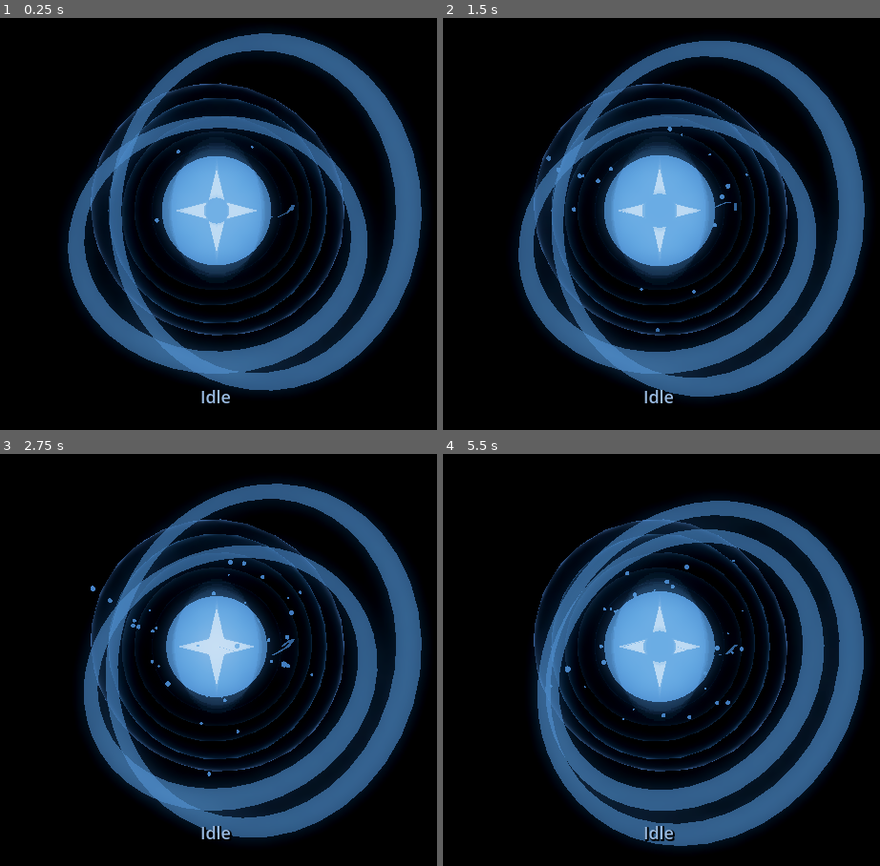
Above: before the commit, frames 1-4 (two rows, left to right).
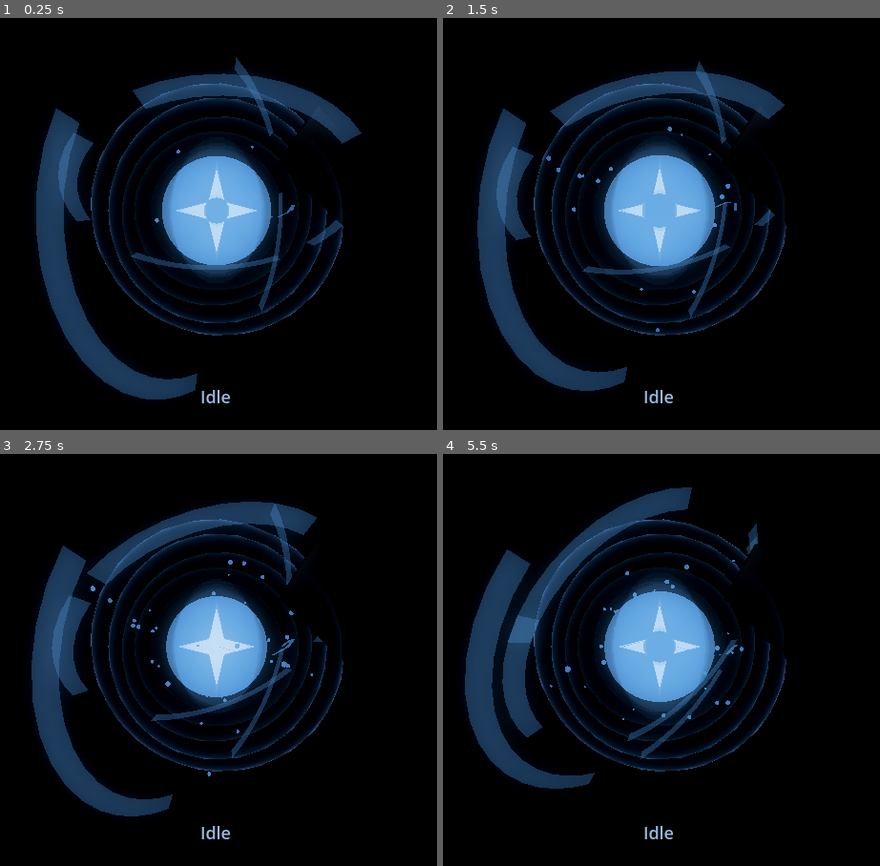
Above: after the commit, the same moments.

Repository: OppiRah/jairus-voice-assistant
Game: Godot game, scene res://orb_scene.tscn
Same seed, same stepped clock (60 frames per second), same inputs: the game is played once before the commit and once after it.
Inputs:
- Up to frame 1 (0.25 s): no input
- Up to frame 2 (1.5 s): no input
- Up to frame 3 (2.75 s): no input
- Up to frame 4 (5.5 s): no input

The runs differ from the first frame. In frame 1, 33% of the frame differs, in the area x 8-97%, y 3-93%; in frame 2, 33%; in frame 3, 32%; in frame 4, 34%, in the area x 5-97%, y 8-96%.

Commit message:
Orb Pass B — segmented structural geometry + dark mechanical plates, core untouched.
Co-Authored-By: Claude Sonnet 5 <noreply@anthropic.com>
Claude-Session: https://claude.ai/code/session_015o4yy2WK1YhivpLA4Zt7JH

Diff:
--- a/src/jairus/interfaces/renderer/godot_project/orb_controller.gd
+++ b/src/jairus/interfaces/renderer/godot_project/orb_controller.gd
@@ -107,6 +107,77 @@
 const RING_TILT_DEG := 55.0  # tilt around X, shared by both rings
 const RING_B_ROLL_DEG := 90.0  # RingB's extra Z-axis roll, applied after the shared tilt
 
+# Pass B -- segmented ring geometry (per ORB_CONCEPT_GAP_ANALYSIS.md's
+# structure gap and design-doc section 5: "Do not simply keep adding
+# complete torus rings"). RingA/RingB are no longer single TorusMesh
+# nodes; each is now a Node3D container (still receiving the same
+# RING_TILT_DEG/RING_B_ROLL_DEG transform as before, unchanged) holding
+# several flat ribbon segments with real angular gaps between them,
+# built with the same SurfaceTool triangle-strip technique already
+# validated twice in this project (the energy arcs, and Pass A's
+# CoreHousing reuse of the glass shell shader) -- no new geometry-
+# building approach introduced. Segments lie flat in the local XY plane
+# (matching TorusMesh's own default orientation, per RING_TILT_DEG's
+# existing comment above), parameterized directly by inner/outer radius
+# rather than the arcs' tangent-perpendicular method: a circular path's
+# "thickness direction" at any point IS the radial direction, so this is
+# simpler and exactly equivalent for a ring shape.
+#
+# Each entry: start_deg/span_deg lay out real, deliberately UNEQUAL
+# segment lengths and gaps (section 12's "controlled asymmetry" -- not
+# evenly-sliced, not symmetric) -- verified by hand to be non-overlapping
+# and to leave a visible gap before wrapping back to the first segment.
+# speed_factor is used starting in this pass's stage 2 (independent
+# per-segment rotation); stage 1 builds the geometry only.
+const RING_SEGMENT_DEGREES_PER_POINT := 8.0  # geometry density along a segment's arc -- similar vertex spacing to the energy arcs
+const RING_A_INNER_RADIUS := 1.3
+const RING_A_OUTER_RADIUS := 1.45
+const RING_A_SEGMENTS := [
+	{"start_deg": 40.0, "span_deg": 70.0, "speed_factor": 1.4},
+	{"start_deg": 135.0, "span_deg": 50.0, "speed_factor": -0.6},
+	{"start_deg": 220.0, "span_deg": 85.0, "speed_factor": 0.85},
+	{"start_deg": 325.0, "span_deg": 35.0, "speed_factor": 1.15},
+]
+const RING_B_INNER_RADIUS := 1.55
+const RING_B_OUTER_RADIUS := 1.7
+const RING_B_SEGMENTS := [
+	{"start_deg": 70.0, "span_deg": 100.0, "speed_factor": -0.75},
+	{"start_deg": 220.0, "span_deg": 60.0, "speed_factor": 1.25},
+	{"start_deg": 310.0, "span_deg": 40.0, "speed_factor": 0.9},
+]
+
+# Pass B -- dark angular "plate" elements (design-doc section 8: metal/
+# mechanical components should contrast with everything luminous). Unlike
+# every other material in this file, plates deliberately do NOT go
+# through _make_translucent_material() -- they keep StandardMaterial3D's
+# real default shading (shading_mode is left at its default
+# SHADING_MODE_PER_PIXEL, emission_enabled left at its default false), so
+# the scene's existing OmniLight3D gives them genuine specular
+# highlights instead of another flat unshaded glow. metallic/roughness
+# push that further toward "brushed dark metal." Placement (angle_deg/
+# radius/height/rotation_deg) is deliberately UNEVEN -- not evenly
+# spaced around the circle, not mirrored, different depths -- per
+# section 12's "controlled asymmetry": three distinct numbers chosen by
+# hand, not a formula that would produce even spacing.
+const PLATE_BASE_COLOR := Color(0.09, 0.095, 0.11)
+const PLATE_METALLIC := 0.65
+const PLATE_ROUGHNESS := 0.35
+const PLATE_SPIN_SPEED := 0.12  # rad/s at plate_activity=1.0 -- slow and heavy-feeling, not energetic like the rings/arcs
+const PLATE_CONFIGS := [
+	{
+		"angle_deg": 35.0, "radius": 1.12, "height": 0.32,
+		"size": Vector3(0.55, 0.85, 0.035), "rotation_deg": Vector3(20.0, 10.0, 55.0),
+	},
+	{
+		"angle_deg": 158.0, "radius": 1.58, "height": -0.42,
+		"size": Vector3(0.4, 0.6, 0.03), "rotation_deg": Vector3(-15.0, 70.0, 10.0),
+	},
+	{
+		"angle_deg": 262.0, "radius": 0.92, "height": 0.14,
+		"size": Vector3(0.62, 0.48, 0.04), "rotation_deg": Vector3(35.0, -25.0, 120.0),
+	},
+]
+
 # Energy arcs: built once as static ribbon meshes at _ready() (regenerating
 # geometry every frame is real, avoidable CSG/mesh-rebuild cost this pass
 # doesn't need) -- their "crackling" comes from rotating slowly plus
@@ -267,6 +338,8 @@
 		"arc_intensity": 1.0, "arc_frequency": 0.15,
 		"glass_rim_intensity": 1.0, "glass_lens_strength": 1.0,
 		"core_intensity": 1.0,
+		"segment_spread": 0.35,
+		"plate_activity": 0.3,
 	},
 	"listening": {
 		"color": Color(60.0 / 255.0, 200.0 / 255.0, 140.0 / 255.0),
@@ -277,6 +350,8 @@
 		"arc_intensity": 1.2, "arc_frequency": 0.3,
 		"glass_rim_intensity": 1.1, "glass_lens_strength": 1.1,
 		"core_intensity": 1.05,
+		"segment_spread": 0.45,
+		"plate_activity": 0.4,
 	},
 	"thinking": {
 		"color": Color(170.0 / 255.0, 90.0 / 255.0, 220.0 / 255.0),
@@ -287,6 +362,8 @@
 		"arc_intensity": 1.4, "arc_frequency": 0.8,
 		"glass_rim_intensity": 1.3, "glass_lens_strength": 1.6,
 		"core_intensity": 1.15,
+		"segment_spread": 1.0,
+		"plate_activity": 0.8,
 	},
 	"speaking": {
 		"color": Color(250.0 / 255.0, 170.0 / 255.0, 60.0 / 255.0),
@@ -297,6 +374,8 @@
 		"arc_intensity": 1.3, "arc_frequency": 0.4,
 		"glass_rim_intensity": 1.15, "glass_lens_strength": 1.1,
 		"core_intensity": 1.05,
+		"segment_spread": 0.5,
+		"plate_activity": 0.4,
 	},
 	"executing": {
 		"color": Color(60.0 / 255.0, 190.0 / 255.0, 210.0 / 255.0),
@@ -307,6 +386,8 @@
 		"arc_intensity": 1.5, "arc_frequency": 0.5,
 		"glass_rim_intensity": 1.4, "glass_lens_strength": 1.3,
 		"core_intensity": 1.2,
+		"segment_spread": 0.7,
+		"plate_activity": 0.6,
 	},
 	"completed": {
 		"color": Color(210.0 / 255.0, 250.0 / 255.0, 225.0 / 255.0),
@@ -317,6 +398,8 @@
 		"arc_intensity": 1.6, "arc_frequency": 0.2,
 		"glass_rim_intensity": 1.2, "glass_lens_strength": 0.8,
 		"core_intensity": 1.1,
+		"segment_spread": 0.5,
+		"plate_activity": 0.35,
 	},
 	"error": {
 		"color": Color(224.0 / 255.0, 82.0 / 255.0, 79.0 / 255.0),
@@ -327,6 +410,8 @@
 		"arc_intensity": 1.8, "arc_frequency": 1.5,
 		"glass_rim_intensity": 1.6, "glass_lens_strength": 2.0,
 		"core_intensity": 1.3,
+		"segment_spread": 1.2,
+		"plate_activity": 1.0,
 	},
 	"offline": {
 		"color": Color(74.0 / 255.0, 77.0 / 255.0, 94.0 / 255.0),
@@ -337,6 +422,8 @@
 		"arc_intensity": 0.3, "arc_frequency": 0.0,
 		"glass_rim_intensity": 0.15, "glass_lens_strength": 0.1,
 		"core_intensity": 0.2,
+		"segment_spread": 0.05,
+		"plate_activity": 0.02,
 	},
 	"waiting_confirmation": {
 		"color": Color(235.0 / 255.0, 195.0 / 255.0, 80.0 / 255.0),
@@ -347,20 +434,23 @@
 		"arc_intensity": 1.1, "arc_frequency": 0.25,
 		"glass_rim_intensity": 1.1, "glass_lens_strength": 1.0,
 		"core_intensity": 1.05,
+		"segment_spread": 0.5,
+		"plate_activity": 0.35,
 	},
 }
 
 @onready var core: MeshInstance3D = $Core
 @onready var particles: GPUParticles3D = $AmbientParticles
 @onready var world_environment: WorldEnvironment = $WorldEnvironment
-@onready var ring_a: MeshInstance3D = $RingA
-@onready var ring_b: MeshInstance3D = $RingB
+@onready var ring_a: Node3D = $RingA  # Pass B: container for segments, not a single mesh anymore -- see RING_A_SEGMENTS
+@onready var ring_b: Node3D = $RingB
 @onready var arc_a: MeshInstance3D = $ArcA
 @onready var arc_b: MeshInstance3D = $ArcB
 @onready var activity_label: Label = $UI/ActivityLabel
 @onready var glass_shells: Array[MeshInstance3D] = [$GlassShell1, $GlassShell2, $GlassShell3, $GlassShell4]
 @onready var core_housing: MeshInstance3D = $CoreHousing
 @onready var core_emblem: MeshInstance3D = $CoreEmblem
+@onready var plates: Array[MeshInstance3D] = [$Plate1, $Plate2, $Plate3]
 
 var _socket := WebSocketPeer.new()
 var _connected_once := false
@@ -382,6 +472,8 @@
 var _glass_materials: Array[ShaderMaterial] = []
 var _housing_material: ShaderMaterial
 var _emblem_material: StandardMaterial3D
+var _ring_segments_a: Array[MeshInstance3D] = []
+var _ring_segments_b: Array[MeshInstance3D] = []
 
 
 func _ready() -> void:
@@ -428,12 +520,12 @@
 
 	_ring_material_a = _make_translucent_material()
 	_ring_material_a.render_priority = RENDER_PRIORITY_RING_A
-	ring_a.set_surface_override_material(0, _ring_material_a)
+	_build_ring_segments(ring_a, RING_A_SEGMENTS, RING_A_INNER_RADIUS, RING_A_OUTER_RADIUS, _ring_material_a, _ring_segments_a)
 	ring_a.rotate_x(deg_to_rad(RING_TILT_DEG))
 
 	_ring_material_b = _make_translucent_material()
 	_ring_material_b.render_priority = RENDER_PRIORITY_RING_B
-	ring_b.set_surface_override_material(0, _ring_material_b)
+	_build_ring_segments(ring_b, RING_B_SEGMENTS, RING_B_INNER_RADIUS, RING_B_OUTER_RADIUS, _ring_material_b, _ring_segments_b)
 	ring_b.rotate_x(deg_to_rad(RING_TILT_DEG))
 	ring_b.rotate_z(deg_to_rad(RING_B_ROLL_DEG))
 
@@ -447,6 +539,27 @@
 	arc_b.mesh = _build_arc_mesh(3.3)  # different seed_offset -> a differently-jagged path than ArcA
 	arc_b.set_surface_override_material(0, _arc_material_b)
 	arc_b.rotate_y(deg_to_rad(120.0))  # offset so the two arcs don't start overlapping
+
+	for i in range(plates.size()):
+		var plate := plates[i]
+		var config: Dictionary = PLATE_CONFIGS[i]
+		var box := BoxMesh.new()
+		box.size = config["size"]
+		plate.mesh = box
+
+		var angle: float = deg_to_rad(config["angle_deg"])
+		var radius: float = config["radius"]
+		plate.position = Vector3(cos(angle) * radius, config["height"], sin(angle) * radius)
+		var rot: Vector3 = config["rotation_deg"]
+		plate.rotate_x(deg_to_rad(rot.x))
+		plate.rotate_y(deg_to_rad(rot.y))
+		plate.rotate_z(deg_to_rad(rot.z))
+
+		var plate_mat := StandardMaterial3D.new()
+		plate_mat.albedo_color = PLATE_BASE_COLOR
+		plate_mat.metallic = PLATE_METALLIC
+		plate_mat.roughness = PLATE_ROUGHNESS
+		plate.set_surface_override_material(0, plate_mat)
 
 	for i in range(glass_shells.size()):
 		var shell := glass_shells[i]
@@ -461,7 +574,8 @@
 		shell.set_surface_override_material(0, mat)
 		_glass_materials.append(mat)
 
-	print("[orb_controller] geometry ready: RingA/RingB (TorusMesh), ArcA vertices=%d, ArcB vertices=%d, glass shells=%d, core housing + %d-point emblem vertices=%d" % [
+	print("[orb_controller] geometry ready: RingA segments=%d, RingB segments=%d, plates=%d, ArcA vertices=%d, ArcB vertices=%d, glass shells=%d, core housing + %d-point emblem vertices=%d" % [
+		_ring_segments_a.size(), _ring_segments_b.size(), plates.size(),
 		arc_a.mesh.surface_get_array_len(0), arc_b.mesh.surface_get_array_len(0), _glass_materials.size(),
 		EMBLEM_POINTS, core_emblem.mesh.surface_get_array_len(0),
 	])
@@ -570,6 +684,46 @@
 	return st.commit()
 
 
+## Builds one ring segment as a flat annulus-wedge ribbon (inner/outer
+## radius alternating vertices along a triangle strip, span_deg wide),
+## starting at local angle 0 -- the segment NODE itself is rotated by its
+## own start_deg once in _build_ring_segments() below, the same pattern
+## RING_TILT_DEG already uses for the whole ring. Same SurfaceTool
+## technique as _build_arc_mesh(); see the RING_A_SEGMENTS comment for
+## why inner/outer radius is used directly instead of a tangent-
+## perpendicular offset.
+func _build_ring_segment_mesh(inner_r: float, outer_r: float, span_deg: float) -> ArrayMesh:
+	var span_rad := deg_to_rad(span_deg)
+	var point_count: int = maxi(3, int(ceil(span_deg / RING_SEGMENT_DEGREES_PER_POINT)) + 1)
+
+	var st := SurfaceTool.new()
+	st.begin(Mesh.PRIMITIVE_TRIANGLE_STRIP)
+	for i in range(point_count):
+		var t := float(i) / float(point_count - 1)
+		var angle := span_rad * t
+		st.add_vertex(Vector3(cos(angle) * inner_r, sin(angle) * inner_r, 0.0))
+		st.add_vertex(Vector3(cos(angle) * outer_r, sin(angle) * outer_r, 0.0))
+
+	return st.commit()
+
+
+## Builds every segment for one ring: one MeshInstance3D child per
+## `configs` entry, sharing `mat` (the same single Material resource
+## already shared across a whole ring before this pass -- still correct
+## now that a ring is several nodes instead of one, since Godot lets any
+## number of MeshInstance3Ds reference the same Material). Appends each
+## created node to `out_segments` so _process() can spin them
+## individually later in this pass.
+func _build_ring_segments(parent: Node3D, configs: Array, inner_r: float, outer_r: float, mat: StandardMaterial3D, out_segments: Array[MeshInstance3D]) -> void:
+	for config in configs:
+		var seg := MeshInstance3D.new()
+		seg.mesh = _build_ring_segment_mesh(inner_r, outer_r, config["span_deg"])
+		seg.set_surface_override_material(0, mat)
+		parent.add_child(seg)
+		seg.rotate_z(deg_to_rad(config["start_deg"]))
+		out_segments.append(seg)
+
+
 func _process(delta: float) -> void:
 	_elapsed += delta
 	_poll_socket()
@@ -629,6 +783,7 @@
 	_update_arcs(delta, profile)
 	_update_glass_shells(profile)
 	_update_core_housing()
+	_update_plates(delta, profile)
 
 	activity_label.add_theme_color_override("font_color", _current_color.lerp(Color.WHITE, ACTIVITY_TEXT_BRIGHTEN))
 
@@ -636,15 +791,39 @@
 func _update_rings(delta: float, profile: Dictionary) -> void:
 	var ring_speed: float = profile["ring_speed"]
 	var ring_opacity: float = profile["ring_opacity"]
+	var segment_spread: float = profile.get("segment_spread", 0.0)
 
 	ring_a.rotate_z(ring_speed * delta)
 	ring_b.rotate_z(ring_speed * RING_B_SPEED_FACTOR * delta)
+	_spin_ring_segments(_ring_segments_a, RING_A_SEGMENTS, ring_speed, segment_spread, delta)
+	_spin_ring_segments(_ring_segments_b, RING_B_SEGMENTS, ring_speed * RING_B_SPEED_FACTOR, segment_spread, delta)
 
 	var ring_color := Color(_current_color.r, _current_color.g, _current_color.b, ring_opacity)
 	for mat in [_ring_material_a, _ring_material_b]:
 		mat.albedo_color = ring_color
 		mat.emission = _current_color
 		mat.emission_energy_multiplier = EMISSION_ENERGY * 0.6
+
+
+## Pass B stage 2: each segment already inherits the ring's shared
+## base_speed rotation from its parent Node3D (ring_a/ring_b, rotated in
+## _update_rings() above) -- this adds each segment's own EXTRA rotation
+## on top, scaled by (its structural speed_factor - 1.0) so that at
+## segment_spread=0 every segment still moves in perfect lockstep with
+## the shared rate (identical to stage 1's behavior, and to the pre-Pass-B
+## single-torus rings), and as segment_spread rises toward 1.0 a
+## segment's total rate approaches base_speed*speed_factor -- its own,
+## genuinely independent rotation. This is why speed_factor lives on each
+## segment (a per-segment property) while segment_spread lives in
+## STATE_PROFILES (a per-state property): the design doc asks for both
+## "independently rotating sections" (structural) and per-state motion
+## (behavioral), and this keeps them as two separate, separately-tunable
+## numbers rather than conflating them.
+func _spin_ring_segments(segments: Array[MeshInstance3D], configs: Array, base_speed: float, segment_spread: float, delta: float) -> void:
+	for i in range(segments.size()):
+		var speed_factor: float = configs[i]["speed_factor"]
+		var extra := base_speed * (speed_factor - 1.0) * segment_spread
+		segments[i].rotate_z(extra * delta)
 
 
 func _update_arcs(delta: float, profile: Dictionary) -> void:
@@ -709,6 +888,23 @@
 func _update_core_housing() -> void:
 	var tinted := CORE_HOUSING_BASE_COLOR.lerp(_current_color, 0.15)
 	_housing_material.set_shader_parameter("base_color", tinted)
+
+
+## Plates get NO color/emission update here, deliberately -- unlike every
+## other element in the scene, they never tint toward _current_color.
+## That's the point: a genuinely neutral dark metal that doesn't
+## participate in the energy color story is what makes it read as "the
+## machine's housing" rather than "more energy," per section 8's material
+## contrast. Only their rotation reacts to state, via plate_activity
+## (rotate_object_local so each plate spins around its OWN local Y axis,
+## which differs per plate since each already has a different structural
+## rotation_deg -- so even a shared spin *rate* still looks different per
+## plate on screen, without needing a second per-plate speed constant).
+func _update_plates(delta: float, profile: Dictionary) -> void:
+	var activity: float = profile.get("plate_activity", 0.3)
+	for i in range(plates.size()):
+		var per_plate_rate := PLATE_SPIN_SPEED * (0.7 + 0.3 * float(i))  # mild per-plate variety, deterministic, same spirit as the arcs' seed_offset
+		plates[i].rotate_object_local(Vector3.UP, per_plate_rate * activity * delta)
 
 
 func _compute_breathe(pulse_speed: float, irregular: bool) -> float:
--- a/src/jairus/interfaces/renderer/godot_project/orb_scene.tscn
+++ b/src/jairus/interfaces/renderer/godot_project/orb_scene.tscn
@@ -43,18 +43,6 @@
 scale_max = 1.5
 color = Color(0.7, 0.75, 1, 0.6)
 
-[sub_resource type="TorusMesh" id="TorusMesh_A"]
-inner_radius = 1.3
-outer_radius = 1.45
-ring_segments = 6
-rings = 48
-
-[sub_resource type="TorusMesh" id="TorusMesh_B"]
-inner_radius = 1.55
-outer_radius = 1.7
-ring_segments = 6
-rings = 48
-
 [sub_resource type="SphereMesh" id="SphereMesh_glass_shell"]
 radius = 1.0
 height = 2.0
@@ -90,15 +78,19 @@
 process_material = SubResource("ParticleProcessMaterial_1")
 draw_pass_1 = SubResource("SphereMesh_particle")
 
-[node name="RingA" type="MeshInstance3D" parent="."]
-mesh = SubResource("TorusMesh_A")
+[node name="RingA" type="Node3D" parent="."]
 
-[node name="RingB" type="MeshInstance3D" parent="."]
-mesh = SubResource("TorusMesh_B")
+[node name="RingB" type="Node3D" parent="."]
 
 [node name="ArcA" type="MeshInstance3D" parent="."]
 
 [node name="ArcB" type="MeshInstance3D" parent="."]
+
+[node name="Plate1" type="MeshInstance3D" parent="."]
+
+[node name="Plate2" type="MeshInstance3D" parent="."]
+
+[node name="Plate3" type="MeshInstance3D" parent="."]
 
 [node name="GlassShell1" type="MeshInstance3D" parent="."]
 mesh = SubResource("SphereMesh_glass_shell")
Not shown: 1 places in src/jairus/interfaces/renderer/godot_project/orb_scene.tscn that only renumber resources
